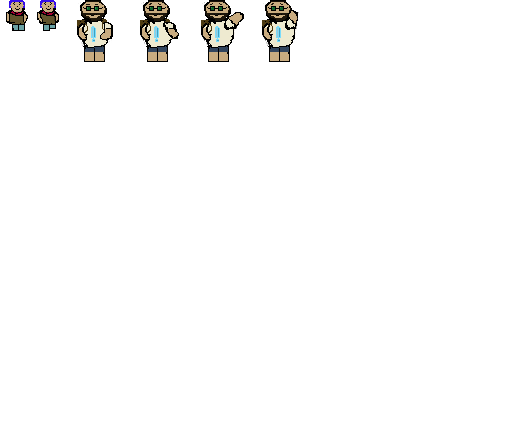
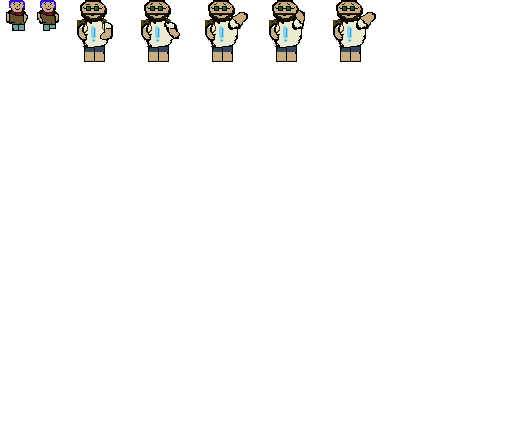
Layers edited between the first and the second 528 x 448 image:
painted on "Background" over left=140, top=0, right=376, bottom=62
